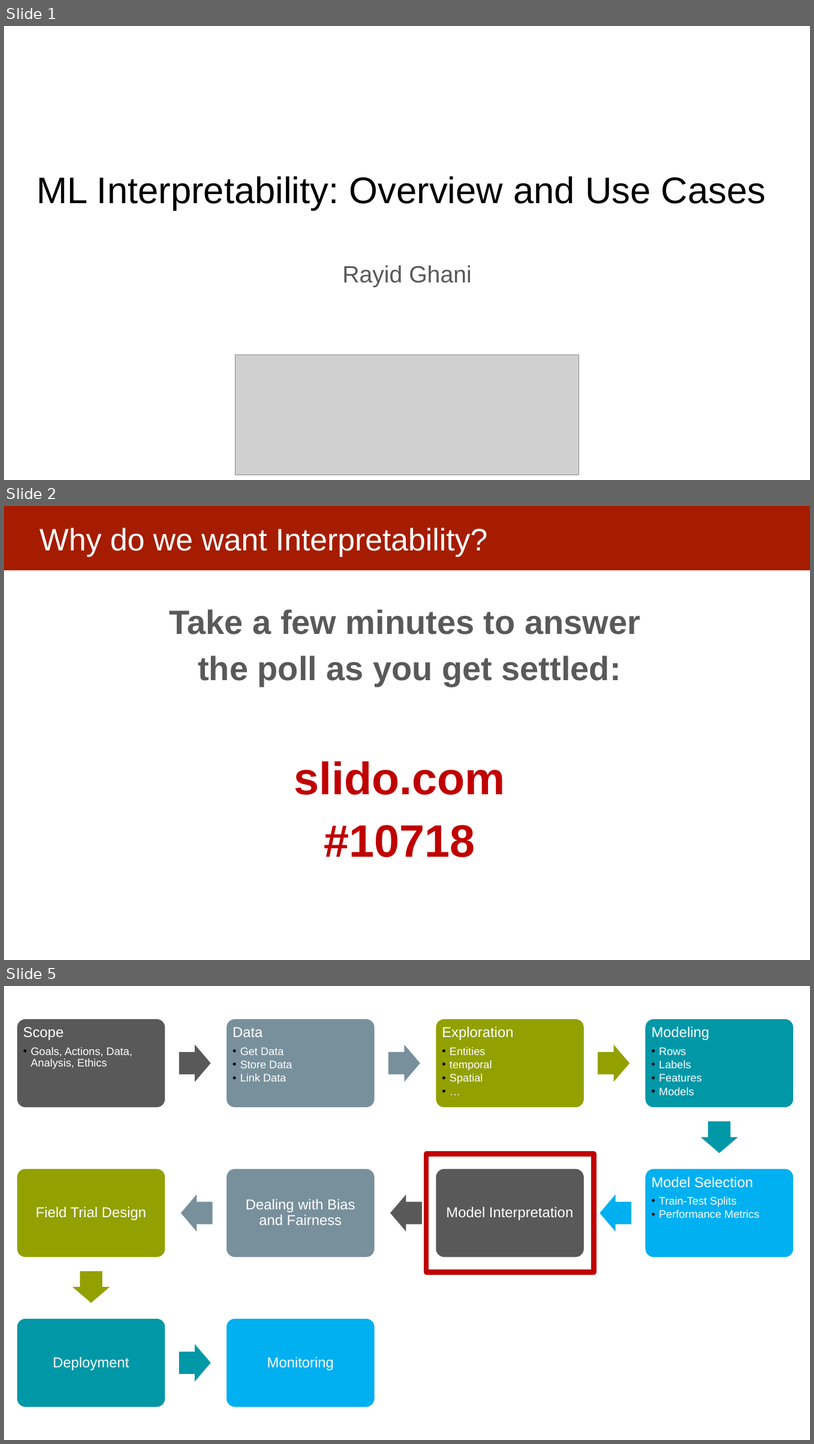
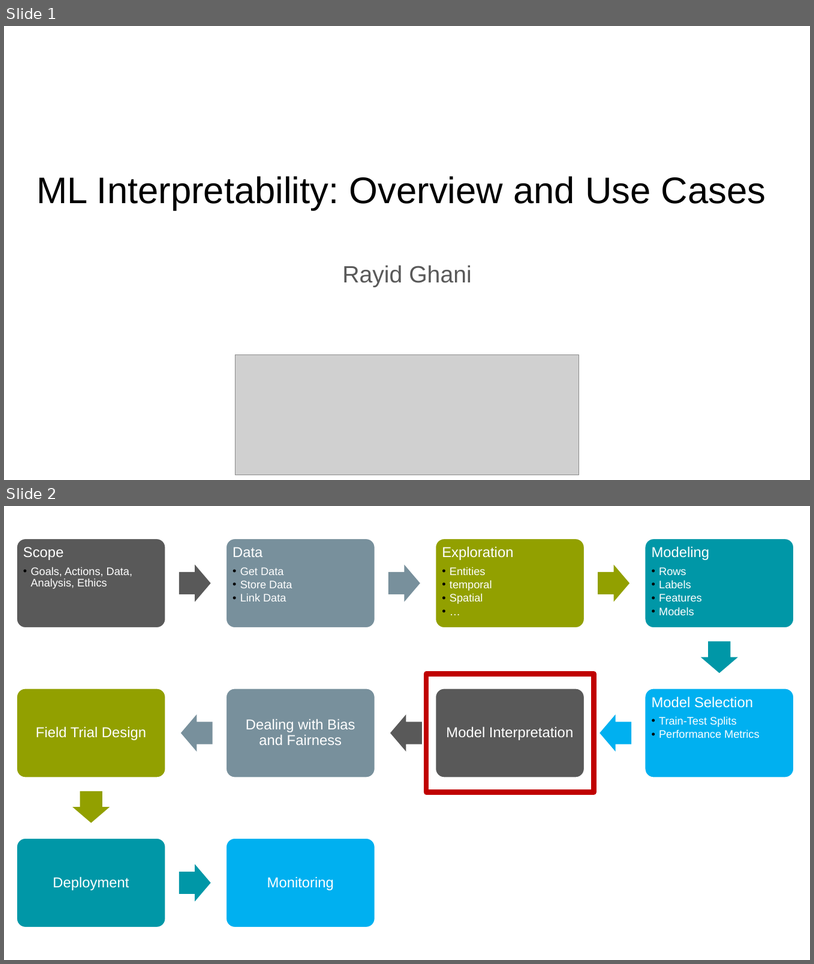
Before and after one commit to dssg/MLinPractice, a slide deck: Lectures/Lecture13-InterpretabilityOverview.pptx. Shown one above the other, each under a label of ours: slides 1, 2 and 5 before the commit, slides 1 and 2 after it; the slides between them are not shown. The pictures are 814x1444 and 814x964 pixels, drawn with LibreOffice and Linux fonts; fonts in the diff are those of the drawing; grey boxes stand for pictures. Boxes give left, top, right and bottom in pixels: in the first picture for what was removed or moved away, otherwise in the second. Text is boxed around its words. In the diff, an @@ line names an element or a change of style, - is before the commit and + after.

```diff
--- a/Lectures/Lecture13-InterpretabilityOverview.pptx
+++ b/Lectures/Lecture13-InterpretabilityOverview.pptx
@@ slide 2 removed at (4, 506, 810, 960), background #FFFFFF @@
@@ rectangle removed at (4, 506, 810, 570) @@
@@ title removed at (39, 528, 488, 557) @@
-Why do we want Interpretability?
@@ text removed at (170, 609, 641, 686) @@
-Take a few minutes to answer
-the poll as you get settled:
@@ text removed at (294, 761, 505, 857) @@
-slido.com
-#10718
@@ what was slide 5 is now slide 2 @@
```
Also in this commit, not shown: 2 slides changed, 2 slides added, 3 other slides removed, 2 other files.
